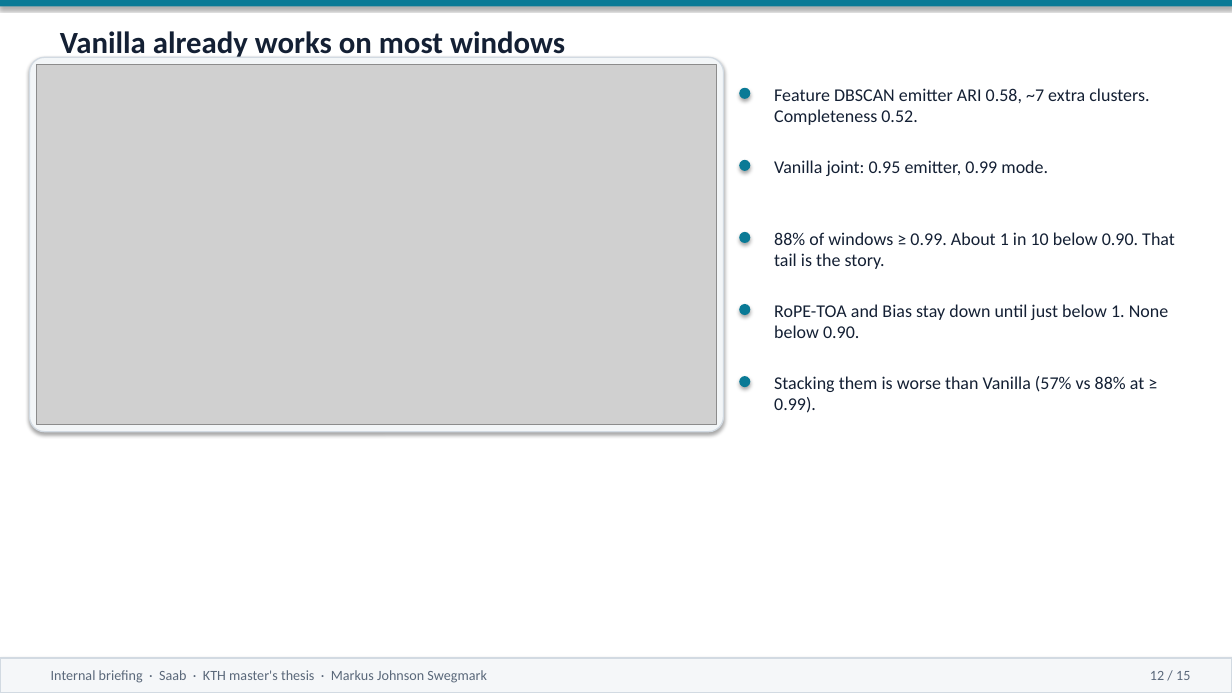
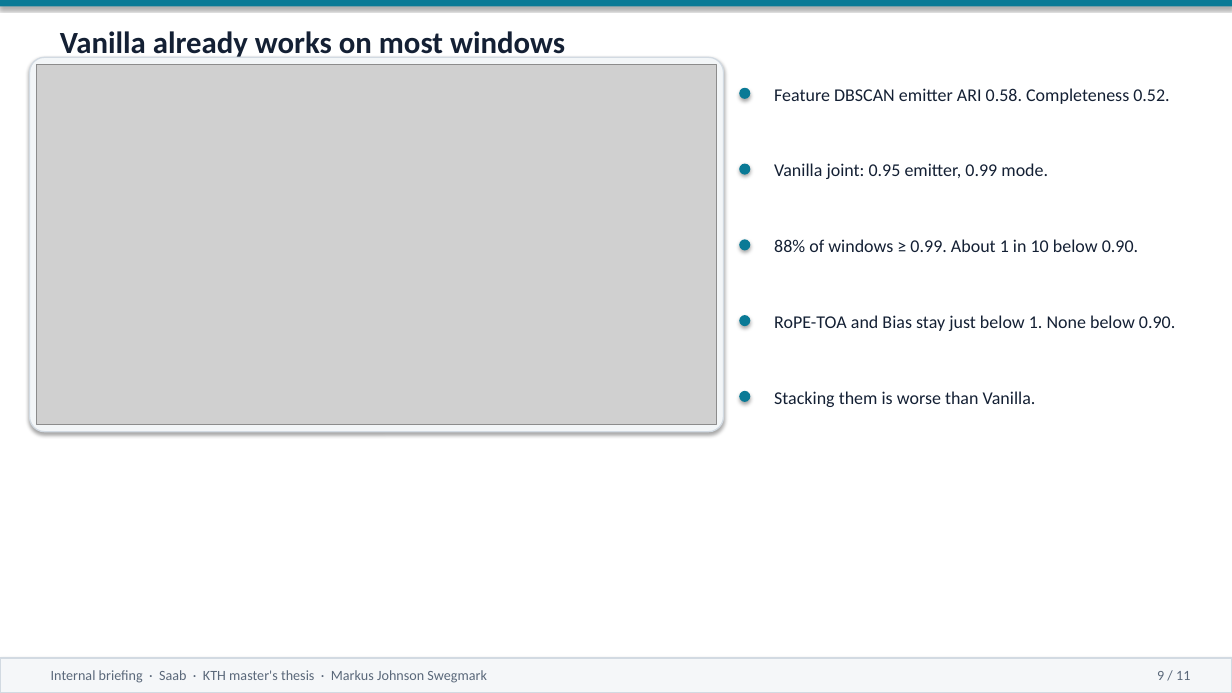
Before and after one commit to macktron/masters-thesis, a slide deck: slide 9 of presentation/Saab_internal_briefing.pptx (slide 12 before the commit). Drawn at 1232x693 pixels with LibreOffice and Linux fonts; fonts in the diff are those of the drawing; grey boxes stand for pictures. Boxes give left, top, right and bottom in pixels: in the first picture for what was removed or moved away, otherwise in the second. Text is boxed around its words. In the diff, an @@ line names an element or a change of style, - is before the commit and + after.

```diff
--- a/presentation/Saab_internal_briefing.pptx
+++ b/presentation/Saab_internal_briefing.pptx
@@ text at <box>774,88,1169,104</box>: text changed @@
-Feature DBSCAN emitter ARI 0.58, ~7 extra clusters. Completeness 0.52.
+Feature DBSCAN emitter ARI 0.58. Completeness 0.52.
@@ ellipse: place and size @@
-ellipse at <box>739,160,750,171</box>
+ellipse at <box>739,164,750,175</box>
@@ ellipse: place and size @@
-ellipse at <box>739,232,750,243</box>
+ellipse at <box>739,239,750,250</box>
@@ text at <box>774,239,1138,252</box>: text changed @@
-88% of windows ≥ 0.99. About 1 in 10 below 0.90. That tail is the story.
+88% of windows ≥ 0.99. About 1 in 10 below 0.90.
@@ ellipse: place and size @@
-ellipse at <box>739,304,750,315</box>
+ellipse at <box>739,315,750,326</box>
@@ text at <box>774,315,1175,331</box>: text changed @@
-RoPE-TOA and Bias stay down until just below 1. None below 0.90.
+RoPE-TOA and Bias stay just below 1. None below 0.90.
@@ ellipse: place and size @@
-ellipse at <box>739,376,750,387</box>
+ellipse at <box>739,391,750,402</box>
@@ text at <box>774,391,1036,407</box>: text changed @@
-Stacking them is worse than Vanilla (57% vs 88% at ≥ 0.99).
+Stacking them is worse than Vanilla.
@@ text at <box>1157,671,1190,680</box>: text changed @@
-12 / 15
+9 / 11
```
Also in this commit, not shown: 10 other slides changed, 4 slides removed, 22 other files.
